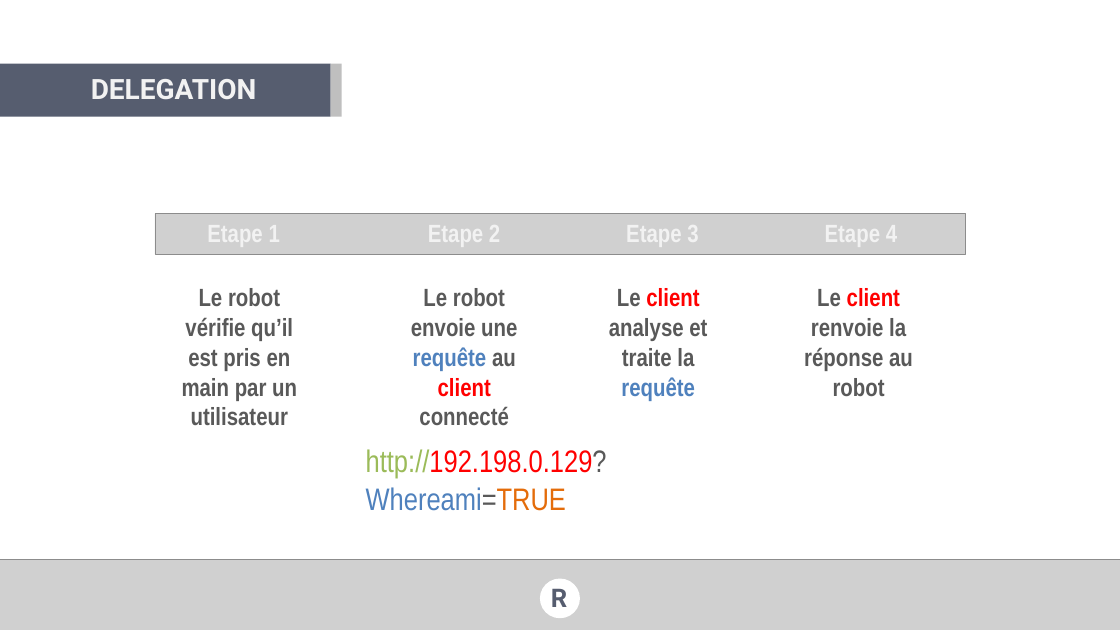
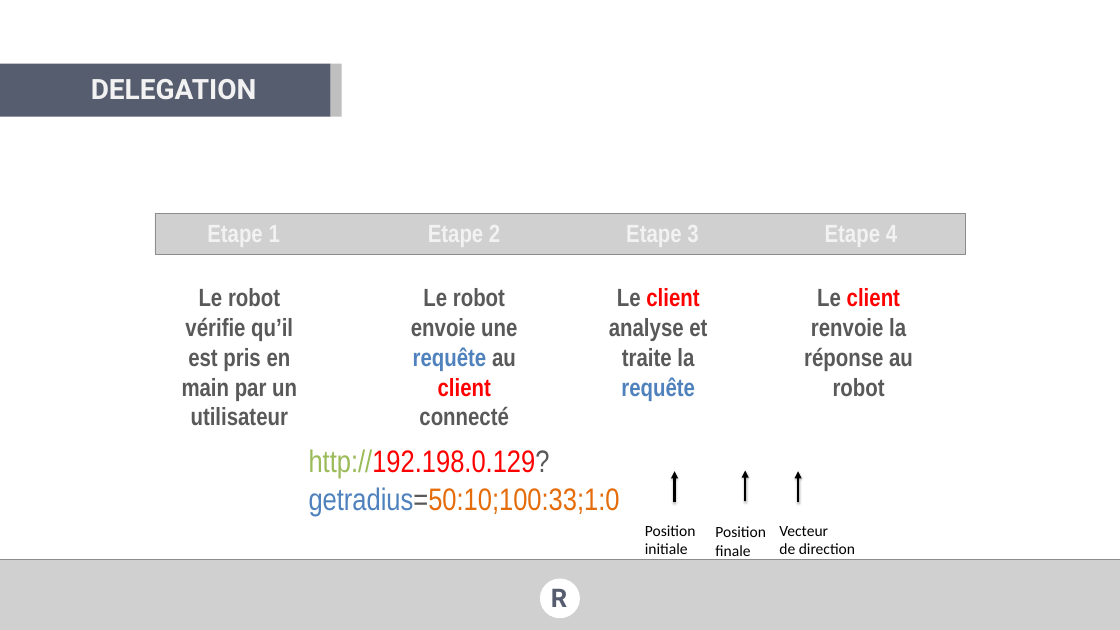
Before and after one commit to val92130/RSmart, a slide deck: slide 28 of Docs/Forum PI/RSmart presentation forum PI .pptx (slide 23 before the commit). Drawn at 1120x630 pixels with LibreOffice and Linux fonts; fonts in the diff are those of the drawing; grey boxes stand for pictures; background and template pictures are left out. Boxes give left, top, right and bottom in pixels: in the first picture for what was removed or moved away, otherwise in the second. Text is boxed around its words. In the diff, an @@ line names an element or a change of style, - is before the commit and + after.

```diff
--- a/Docs/Forum PI/RSmart presentation forum PI .pptx
+++ b/Docs/Forum PI/RSmart presentation forum PI .pptx
@@ text at bbox=[309, 449, 620, 516]: text changed; text colour #FF0000 to #E46C0A @@
-http://192.198.0.129?Whereami=TRUE
+http://192.198.0.129?getradius=50:10;100:33;1:0
@@ arrow added from (675, 502) to (675, 472), #000000 3 pt @@
@@ arrow added from (745, 502) to (745, 471), #000000 3 pt @@
@@ arrow added from (798, 502) to (798, 472), #000000 3 pt @@
@@ text added at bbox=[645, 525, 696, 554], 20 pt, text #000000 @@
+Position initiale
@@ text added at bbox=[715, 526, 766, 560], 20 pt, text #000000 @@
+Position finale
@@ text added at bbox=[779, 526, 855, 554], 20 pt, text #000000 @@
+Vecteur
+de direction
```
Also in this commit, not shown: 3 other slides changed, 13 other files.
